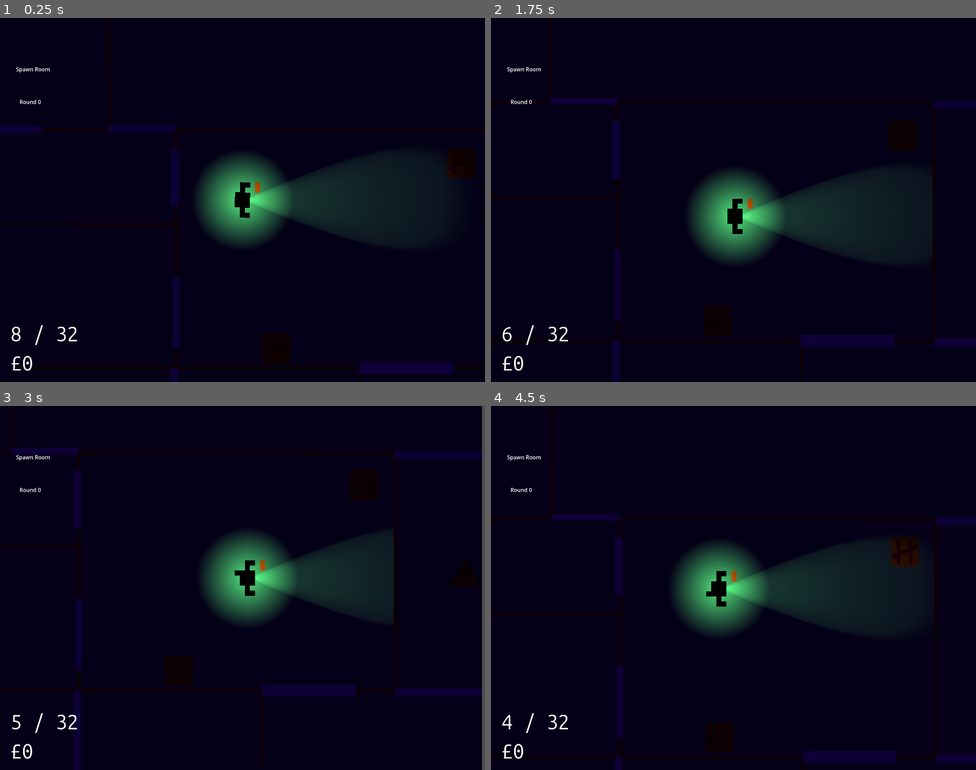
Above: before the commit, frames 1-4 (two rows, left to right).
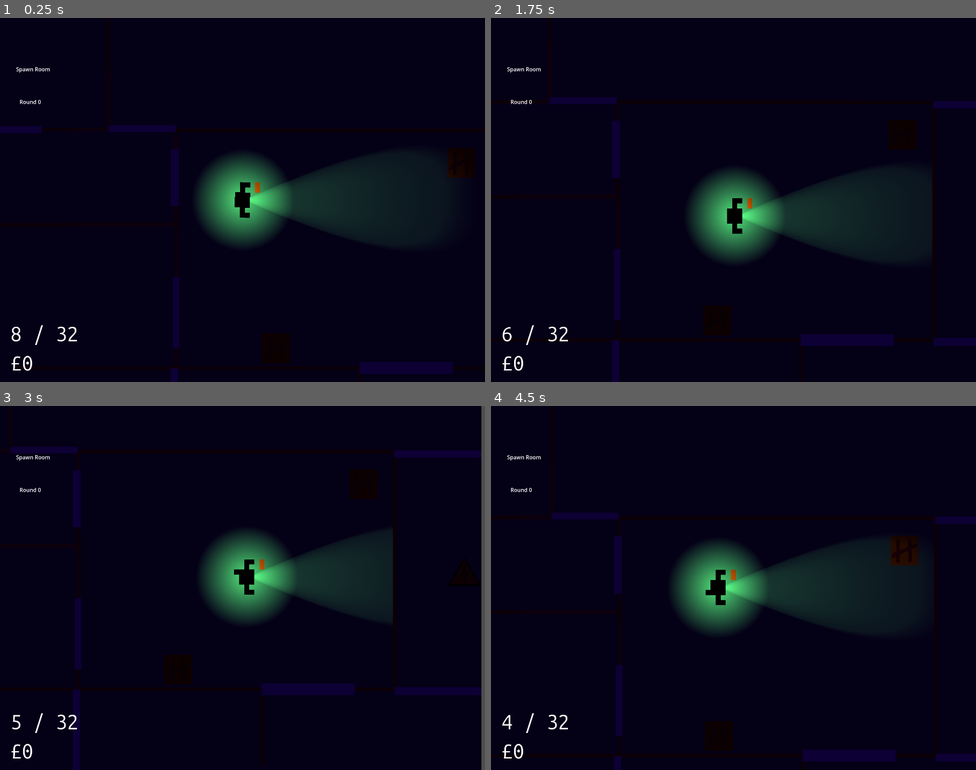
Above: after the commit, the same moments.

Repository: hamzuh/DoubleTap
Game: Godot game, scene res://Entities/basescene.tscn
Same seed, same stepped clock (60 frames per second), same inputs: the game is played once before the commit and once after it. Before the commit the project starts from res://basescene.tscn.
Inputs (mouse positions are in pixels of both pictures, inside the frame that each line leads up to):
- Up to frame 1 (0.25 s): no input
- Up to frame 2 (1.75 s): tap Enter (ui_accept) at 0.5, 0.77, 1.52 s; move the mouse to (840, 181) at 0.52 s; press the mouse at (840, 181) at 0.53 s; hold Right (ui_right) 0.53-1.28 s; move the mouse to (636, 218) at 1.27 s; release the mouse at (636, 218) at 1.28 s; hold Down (ui_down) from 1.28 s (still down); right-click (636, 218) at 1.35 s; click (636, 218) at 1.55 s
- Up to frame 3 (3 s): move the mouse to (291, 507) at 2.02 s; release Down (ui_down) at 2.03 s; press the mouse at (291, 507) at 2.03 s; hold Right (ui_right) 2.03-2.78 s; move the mouse to (218, 660) at 2.77 s; release the mouse at (218, 660) at 2.78 s; hold Up (ui_up) from 2.78 s (still down); click (218, 660) at 2.85 s
- Up to frame 4 (4.5 s): tap Enter (ui_accept) at 3.02, 3.77 s; move the mouse to (879, 642) at 3.52 s; release Up (ui_up) at 3.53 s; press the mouse at (879, 642) at 3.53 s; hold Left (ui_left) from 3.53 s (still down); right-click (879, 642) at 3.6 s; move the mouse to (588, 533) at 4.27 s; release the mouse at (588, 533) at 4.28 s; click (588, 533) at 4.35 s

The runs differ from the first frame. In frame 2, 0.1% of the frame differs, in the area x 12-100%, y 21-91%; in frame 3, 0.6%, in the area x 2-100%, y 0-100%; in frame 4, 0.5%.

Commit message:
Reorganised project files and added more sound effect files.

Diff:
--- a/default_bus_layout.tres
+++ b/Audio/Bus Layouts/default_bus_layout.tres
@@ -5,7 +5,7 @@
 room_size = 0.56
 damping = 0.55
 spread = 0.82
-wet = 0.4
+wet = 0.23
 
 [resource]
 bus/1/name = &"Music"
--- a/Entities/Weapon.tscn
+++ b/Entities/Weapon.tscn
@@ -51,6 +51,6 @@
 offset = Vector2(370, 0)
 
 [node name="AudioStreamPlayer2D" type="AudioStreamPlayer2D" parent="." unique_id=1521119055]
-volume_db = -12.822
+volume_db = -9.973
 max_polyphony = 5
 bus = &"Weapons"
--- a/basescene.tscn
+++ b/Entities/basescene.tscn
@@ -2,7 +2,7 @@
 
 [ext_resource type="PackedScene" uid="uid://bccv1ywb5dh7s" path="res://Entities/player.tscn" id="1_3dglx"]
 [ext_resource type="Script" uid="uid://c0tbq3yiqqsk5" path="res://Scripts/basescene.gd" id="1_jgno3"]
-[ext_resource type="PackedScene" uid="uid://2vtemamcqq6h" path="res://level1.tscn" id="3_j7xdm"]
+[ext_resource type="PackedScene" uid="uid://2vtemamcqq6h" path="res://Entities/Environments/level1.tscn" id="3_j7xdm"]
 [ext_resource type="AudioStream" uid="uid://bxwihds4w2l86" path="res://Audio/Music/wesker.mp3" id="5_nl2ee"]
 [ext_resource type="PackedScene" uid="uid://ch8hesqmfncmk" path="res://Misc/HUD.tscn" id="5_nut14"]
 
@@ -24,7 +24,7 @@
 autostart = true
 
 [node name="CanvasModulate" type="CanvasModulate" parent="." unique_id=737703000]
-color = Color(0.056745008, 3.102027e-05, 0.2217564, 1)
+color = Color(0.05145918, 2.5593527e-05, 0.21253237, 1)
 
 [node name="AudioStreamPlayer" type="AudioStreamPlayer" parent="." unique_id=1816864950]
 stream = ExtResource("5_nl2ee")
--- a/Entities/player.tscn
+++ b/Entities/player.tscn
@@ -186,7 +186,7 @@
 disabled = true
 script = ExtResource("23_73uii")
 damage = 40
-knockback = 450
+knockback = 900
 
 [node name="Punch" type="AudioStreamPlayer" parent="." unique_id=1576893271]
 stream = ExtResource("24_g7r2t")
--- a/Scripts/Player/Hitboxes.gd
+++ b/Scripts/Player/Hitboxes.gd
@@ -1,11 +1,13 @@
 extends Area2D
 
-@onready var punch = $"../Punch"
-@onready var kick = $"../Kick"
+#@onready var punch = $"../Punch"
+#@onready var kick = $"../Kick"
 
 func _on_body_entered(body):
 	if body.is_in_group("Enemy"):
 		for hitbox in get_children():
 			if hitbox.disabled == false:
 				body.hit(owner, hitbox.damage, hitbox.knockback, owner.instakill)
-				print(hitbox)
+				if hitbox == $LK:
+					owner.camera.shake(11, 0.15)
+				#print(hitbox)
--- a/Scripts/Weapons/Guns/Pistol.tres
+++ b/Scripts/Weapons/Guns/Pistol.tres
@@ -2,7 +2,9 @@
 
 [ext_resource type="Script" uid="uid://cuw8gyyfc3ugm" path="res://Scripts/Weapons/WeaponStat.gd" id="1_d3o64"]
 [ext_resource type="AudioStream" uid="uid://c1n4thfdr214k" path="res://Audio/Weapons/Pistol/pistol_fire1.wav" id="1_d8tw1"]
+[ext_resource type="AudioStream" uid="uid://d3huu3ti8udsd" path="res://Audio/Weapons/Pistol/glock_draw.wav" id="1_kyldu"]
 [ext_resource type="Texture2D" uid="uid://l2qte2qd7q3b" path="res://Art/Weapons/Pistol/pistol.png" id="2_0ww15"]
+[ext_resource type="AudioStream" uid="uid://blgt5erumpo2b" path="res://Audio/Weapons/Pistol/glock_clipin.wav" id="3_drjnl"]
 
 [resource]
 script = ExtResource("1_d3o64")
@@ -16,4 +18,6 @@
 knockback = 150.0
 texture = ExtResource("2_0ww15")
 fireSFX = Array[AudioStream]([ExtResource("1_d8tw1")])
+drawSFX = ExtResource("1_kyldu")
+reloadSFX = ExtResource("3_drjnl")
 metadata/_custom_type_script = "uid://cuw8gyyfc3ugm"
--- a/Scripts/Weapons/Guns/SMG.tres
+++ b/Scripts/Weapons/Guns/SMG.tres
@@ -2,9 +2,11 @@
 
 [ext_resource type="AudioStream" uid="uid://dwdu2p0tr3kg7" path="res://Audio/Weapons/SMG/mac10_01.wav" id="1_8pjg1"]
 [ext_resource type="Script" uid="uid://cuw8gyyfc3ugm" path="res://Scripts/Weapons/WeaponStat.gd" id="1_8ujca"]
+[ext_resource type="AudioStream" uid="uid://c26o1hll23cys" path="res://Audio/Weapons/SMG/mac10_draw.wav" id="1_e2eum"]
 [ext_resource type="AudioStream" uid="uid://85gl7ncgqta1" path="res://Audio/Weapons/SMG/mac10_02.wav" id="2_2i05l"]
 [ext_resource type="Texture2D" uid="uid://l2qte2qd7q3b" path="res://Art/Weapons/Pistol/pistol.png" id="2_ubfou"]
 [ext_resource type="AudioStream" uid="uid://ot7ssxudrpas" path="res://Audio/Weapons/SMG/mac10_03.wav" id="3_e2eum"]
+[ext_resource type="AudioStream" uid="uid://dtf8aj3gm43as" path="res://Audio/Weapons/SMG/mac10_clipin.wav" id="5_s53od"]
 
 [resource]
 script = ExtResource("1_8ujca")
@@ -19,4 +21,6 @@
 knockback = 100.0
 texture = ExtResource("2_ubfou")
 fireSFX = Array[AudioStream]([ExtResource("1_8pjg1"), ExtResource("2_2i05l"), ExtResource("3_e2eum")])
+drawSFX = ExtResource("1_e2eum")
+reloadSFX = ExtResource("5_s53od")
 metadata/_custom_type_script = "uid://cuw8gyyfc3ugm"
--- a/Scripts/Weapons/WeaponStat.gd
+++ b/Scripts/Weapons/WeaponStat.gd
@@ -15,3 +15,6 @@
 
 @export var texture: Texture2D
 @export var fireSFX: Array[AudioStream]
+
+@export var drawSFX: AudioStream
+@export var reloadSFX: AudioStream
--- a/Scripts/Weapons/weapon.gd
+++ b/Scripts/Weapons/weapon.gd
@@ -23,6 +23,8 @@
 var knockback: float
 var cooldown: float = 0
 var sfx: Array[AudioStream]
+var drawSFX: AudioStream
+var reloadSFX: AudioStream
 
 var triggerHeld: bool = false
 
@@ -45,6 +47,8 @@
 	automatic = stats.automatic
 	sprite.texture = stats.texture
 	sfx = stats.fireSFX
+	drawSFX = stats.drawSFX
+	reloadSFX = stats.reloadSFX
 
 	max_ammo = stats.max_ammo
 	mag_size = stats.mag_size
@@ -70,11 +74,12 @@
 		get_parent().ammo_changed.emit(ammo_dict[weaponName][0], ammo_dict[weaponName][1])
 		# Play shot effect
 		# Probably randomise pitch a bit too
+		audioPlayer.pitch_scale = 1 + randf_range(-0.2, 0.2)
 		audioPlayer.stream = sfx.pick_random()
 		audioPlayer.play()
 		# Shake the camera
 		# Maybe change this to take info from resource and increase intensity over time for automatics
-		get_parent().camera.shake(10, 0.05)
+		get_parent().camera.shake(8, 0.08)
 		ray.target_position = Vector2(1000, 0).rotated(randf_range(-PI/2, PI/2) * spread)
 		if ray.is_colliding():
 			if ray.get_collider().is_in_group("Enemy"):
@@ -115,14 +120,22 @@
 	automatic = stats.automatic
 	sprite.texture = stats.texture
 	sfx = stats.fireSFX
+	drawSFX = stats.drawSFX
+	reloadSFX = stats.reloadSFX
 
 	max_ammo = stats.max_ammo
 	mag_size = stats.mag_size
 
 	get_parent().ammo_changed.emit(ammo_dict[weaponName][0], ammo_dict[weaponName][1])
 
+	audioPlayer.pitch_scale = 1
+	audioPlayer.stream = drawSFX
+	audioPlayer.play()
+
 func reload():
-	if ammo_dict[weaponName][1] == 0:
+	# If no ammo left in reserve or current mag is full...
+	if ammo_dict[weaponName][1] == 0 or ammo_dict[weaponName][0] == mag_size:
+		# No reloading
 		return
 	elif (ammo_dict[weaponName][0] + ammo_dict[weaponName][1]) <= mag_size:
 		ammo_dict[weaponName][0] += ammo_dict[weaponName][1]
@@ -132,6 +145,10 @@
 		ammo_dict[weaponName][0] = mag_size
 	get_parent().ammo_changed.emit(ammo_dict[weaponName][0], ammo_dict[weaponName][1])
 
+	audioPlayer.pitch_scale = 1
+	audioPlayer.stream = reloadSFX
+	audioPlayer.play()
+
 func max_ammo_powerup():
 	for weapon in loadout:
 		ammo_dict[weapon.weaponName] = [weapon.mag_size, weapon.max_ammo - weapon.mag_size]
--- a/project.godot
+++ b/project.godot
@@ -15,7 +15,7 @@
 [application]
 
 config/name="Double Tap"
-run/main_scene="res://basescene.tscn"
+run/main_scene="res://Entities/basescene.tscn"
 config/features=PackedStringArray("4.6", "Forward Plus")
 run/max_fps=60
 config/icon="res://Art/Misc/icon.png"
Not shown, added: Audio/Environment/Door Open.wav.import
Not shown, added: Audio/Environment/Teleport.wav.import
Not shown, added: Audio/Environment/powerOn.wav.import
Not shown, added: Audio/Environment/roundend.wav.import
Not shown, added: Audio/Environment/roundstart.wav.import
Not shown, added: Audio/Player/Melee/SLUS_004_00009.wav.import
Not shown, added: Audio/Player/Melee/SLUS_004_00010.wav.import
Not shown, added: Audio/Player/Melee/SLUS_004_00015.wav.import
Not shown, added: Audio/Player/Melee/SLUS_004_00018.wav.import
Not shown, added: Audio/Player/Melee/SLUS_004_00021.wav.import
Not shown, added: Audio/Player/Voice Lines/Damage/Damage 1.wav.import
Not shown, added: Audio/Player/Voice Lines/Damage/Damage 2.wav.import
(and 44 more such lines)
